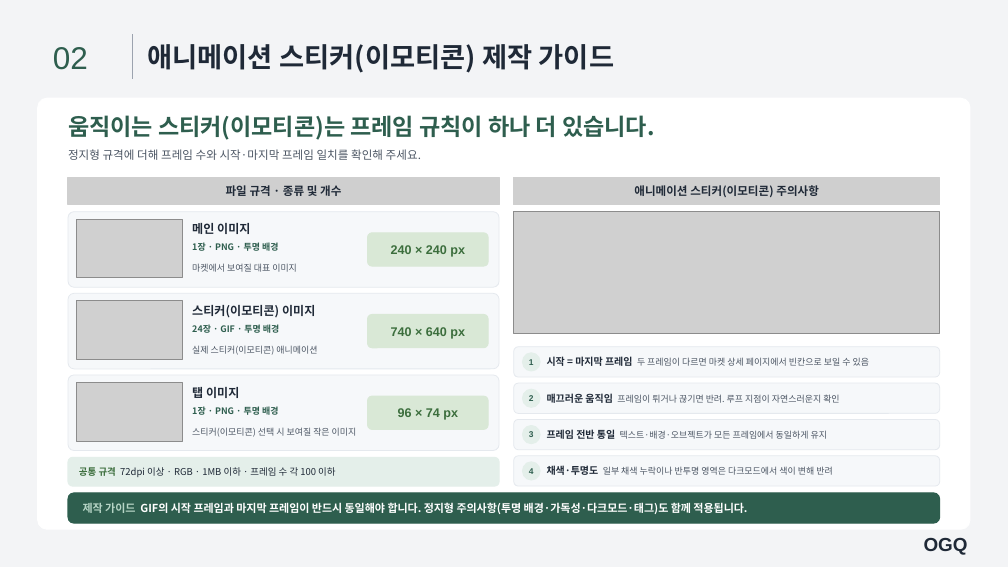
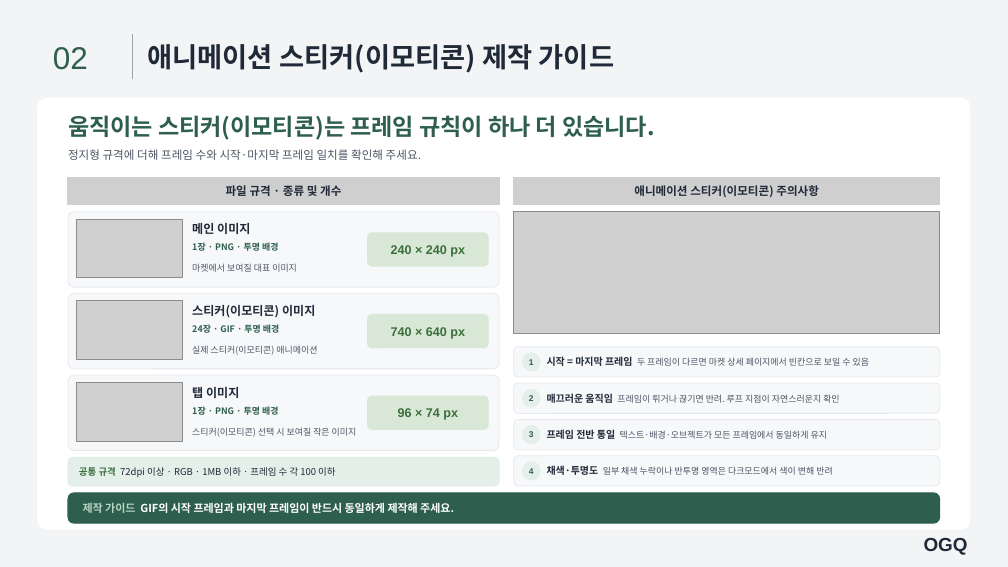
Before and after one commit to loveet3-hue/ogq-banner-generator, a slide deck: slide 34 of playbook/template_v2.pptx. Drawn at 1008x567 pixels with LibreOffice and Linux fonts; fonts in the diff are those of the drawing; grey boxes stand for pictures. Boxes give left, top, right and bottom in pixels: in the first picture for what was removed or moved away, otherwise in the second. Text is boxed around its words. In the diff, an @@ line names an element or a change of style, - is before the commit and + after.

```diff
--- a/playbook/template_v2.pptx
+++ b/playbook/template_v2.pptx
@@ text at box(83, 502, 454, 513): text changed @@
-제작 가이드 GIF의 시작 프레임과 마지막 프레임이 반드시 동일해야 합니다. 정지형 주의사항(투명 배경·가독성·다크모드·태그)도 함께 적용됩니다.
+제작 가이드 GIF의 시작 프레임과 마지막 프레임이 반드시 동일하게 제작해 주세요.
```
Also in this commit, not shown: 25 other slides changed, 3 other files.
